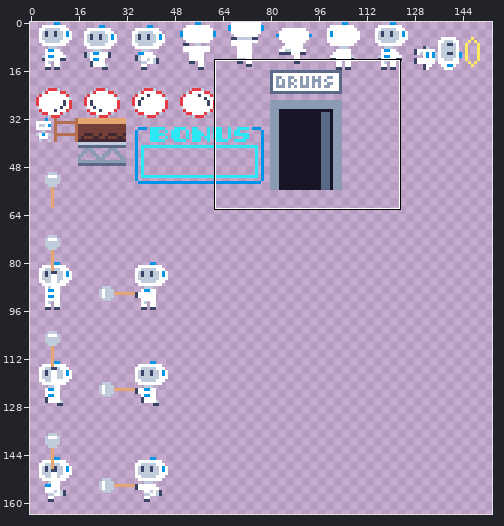
Two versions of one pixel-art file, art/spritesheet.aseprite. Above: a wide view before the commit, with the close-up outlined.
Close-up. Old version:
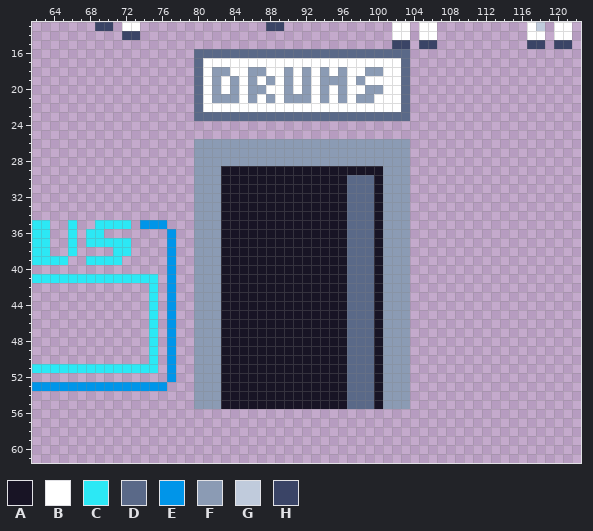
256x256 pixels, 1 frame. Shown: x 62..122, y 13..61. The wide view leaves out empty margins.
Visible layers, top first: "Ladder", "Extra Lives", "Pico".
Palette (. is transparent): A #181425  B #ffffff  C #2ce8f5  D #5a6988  E #0095e9  F #8b9bb4  G #c0cbdc  H #3a4466
Pixels before (only the part around the change), first column x 62:
13 .......HH.BB..............HH............BB.BB..........BG.BB.
14 ..........HH............................BB.BB..........BB.BB.
15 ........................................HH.HH..........HH.HH.
16 ..................DDDDDDDDDDDDDDDDDDDDDDDD...................
17 ..................DBBBBBBBBBBBBBBBBBBBBBBD...................
18 ..................DBFFBBFFBBFBFBFBFBBFFBBD...................
19 ..................DBFBFBFBFBFBFBFFFBFBBBBD...................
20 ..................DBFBFBFFBBFBFBFBFBBFFBBD...................
21 ..................DBFFFBFBFBFFFBFBFBFFBBBD...................
22 ..................DBBBBBBBBBBBBBBBBBBBBBBD...................
23 ..................DDDDDDDDDDDDDDDDDDDDDDDD...................
24 .............................................................
25 .............................................................
26 ..................FFFFFFFFFFFFFFFFFFFFFFFF...................
27 ..................FFFFFFFFFFFFFFFFFFFFFFFF...................
28 ..................FFFFFFFFFFFFFFFFFFFFFFFF...................
29 ..................FFFAAAAAAAAAAAAAAAAAAFFF...................
30 ..................FFFAAAAAAAAAAAAAADDDAFFF...................
31 ..................FFFAAAAAAAAAAAAAADDDAFFF...................
32 ..................FFFAAAAAAAAAAAAAADDDAFFF...................
33 ..................FFFAAAAAAAAAAAAAADDDAFFF...................
34 ..................FFFAAAAAAAAAAAAAADDDAFFF...................
35 CC..C..CCCC.EEE...FFFAAAAAAAAAAAAAADDDAFFF...................
36 CC..C.CC.......E..FFFAAAAAAAAAAAAAADDDAFFF...................
37 CC..C.CCCCC....E..FFFAAAAAAAAAAAAAADDDAFFF...................
38 CC..C....CC....E..FFFAAAAAAAAAAAAAADDDAFFF...................
39 CCCC..CCCC.....E..FFFAAAAAAAAAAAAAADDDAFFF...................
40 ...............E..FFFAAAAAAAAAAAAAADDDAFFF...................
41 CCCCCCCCCCCCCC.E..FFFAAAAAAAAAAAAAADDDAFFF...................
42 .............C.E..FFFAAAAAAAAAAAAAADDDAFFF...................
43 .............C.E..FFFAAAAAAAAAAAAAADDDAFFF...................
44 .............C.E..FFFAAAAAAAAAAAAAADDDAFFF...................
45 .............C.E..FFFAAAAAAAAAAAAAADDDAFFF...................
46 .............C.E..FFFAAAAAAAAAAAAAADDDAFFF...................
47 .............C.E..FFFAAAAAAAAAAAAAADDDAFFF...................
48 .............C.E..FFFAAAAAAAAAAAAAADDDAFFF...................
49 .............C.E..FFFAAAAAAAAAAAAAADDDAFFF...................
50 .............C.E..FFFAAAAAAAAAAAAAADDDAFFF...................
51 CCCCCCCCCCCCCC.E..FFFAAAAAAAAAAAAAADDDAFFF...................
52 ...............E..FFFAAAAAAAAAAAAAADDDAFFF...................
53 EEEEEEEEEEEEEEE...FFFAAAAAAAAAAAAAADDDAFFF...................
54 ..................FFFAAAAAAAAAAAAAADDDAFFF...................
55 ..................FFFAAAAAAAAAAAAAADDDAFFF...................
56 .............................................................
57 .............................................................
58 .............................................................
59 .............................................................
60 .............................................................
61 .............................................................
Once edited:
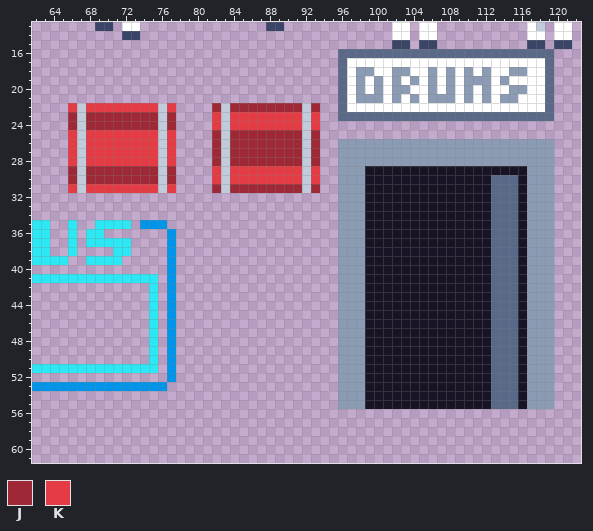
Colours new in this view: J #9e2835  K #e43b44
The author wrote: add sideways drums
The exact change:
Changed rows in their new state; - is an unchanged pixel.
Layer "Ladder":
first column x 66:
16 --------------................--------DDDDDDDDDDDDDDDD
17 --------------................D------BBBBBBBBBBBBBBBBD
18 --------------................D-F-B-FFBBFBFBFBFBBFFBBD
19 --------------................D---F-FBFBFBFBFFFBFBBBBD
20 --------------................D-FB--FFBBFBFBFBFBBFFBBD
21 --------------................D---F-FBFBFFFBFBFBFFBBBD
22 KGKKKKKKKKGK--..JGJJJJJJJJGJ..D------BBBBBBBBBBBBBBBBD
23 JGJJJJJJJJGJ--..KGKKKKKKKKGK..--------DDDDDDDDDDDDDDDD
24 JGJJJJJJJJGJ----KGKKKKKKKKGK--------------------------
25 KGKKKKKKKKGK----JGJJJJJJJJGJ--------------------------
26 KGKKKKKKKKGK--..JGJJJJJJJJGJ..--------FFFFFFFFFFFFFFFF
27 KGKKKKKKKKGK--..JGJJJJJJJJGJ..--------FFFFFFFFFFFFFFFF
28 KGKKKKKKKKGK--..JGJJJJJJJJGJ..--------FFFFFFFFFFFFFFFF
29 JGJJJJJJJJGJ--..KGKKKKKKKKGK..FFF--AAAAAAAAAAAAAAAAFFF
30 JGJJJJJJJJGJ--..KGKKKKKKKKGK..FFFA-AAAAAAAAAAAADDDAFFF
31 KGKKKKKKKKGK--..JGJJJJJJJJGJ..FFFA-AAAAAAAAAAAADDDAFFF
32 --------------................FFFA-AAAAAAAAAAAADDDAFFF
33 --------------................FFFA-AAAAAAAAAAAADDDAFFF
34 --------------................FFFA-AAAAAAAAAAAADDDAFFF
35 --------------................FFFA-AAAAAAAAAAAADDDAFFF
36 --------------................FFFA-AAAAAAAAAAAADDDAFFF
37 --------------................FFFA-AAAAAAAAAAAADDDAFFF
38 --------------................FFFA-AAAAAAAAAAAADDDAFFF
39 --------------................FFFA-AAAAAAAAAAAADDDAFFF
40 --------------................FFFA-AAAAAAAAAAAADDDAFFF
41 --------------................FFFA-AAAAAAAAAAAADDDAFFF
42 --------------................FFFA-AAAAAAAAAAAADDDAFFF
43 --------------................FFFA-AAAAAAAAAAAADDDAFFF
44 --------------................FFFA-AAAAAAAAAAAADDDAFFF
45 --------------................FFFA-AAAAAAAAAAAADDDAFFF
46 --------------................FFFA-AAAAAAAAAAAADDDAFFF
47 --------------................FFFA-AAAAAAAAAAAADDDAFFF
48 --------------................FFFA-AAAAAAAAAAAADDDAFFF
49 --------------................FFFA-AAAAAAAAAAAADDDAFFF
50 --------------................FFFA-AAAAAAAAAAAADDDAFFF
51 --------------................FFFA-AAAAAAAAAAAADDDAFFF
52 --------------................FFFA-AAAAAAAAAAAADDDAFFF
53 --------------................FFFA-AAAAAAAAAAAADDDAFFF
54 --------------................FFFA-AAAAAAAAAAAADDDAFFF
55 --------------................FFFA-AAAAAAAAAAAADDDAFFF
Boxes around the changes in both close-ups, in picture pixels (x1, y1, x2, y2):
changed: (68, 49, 554, 409)
